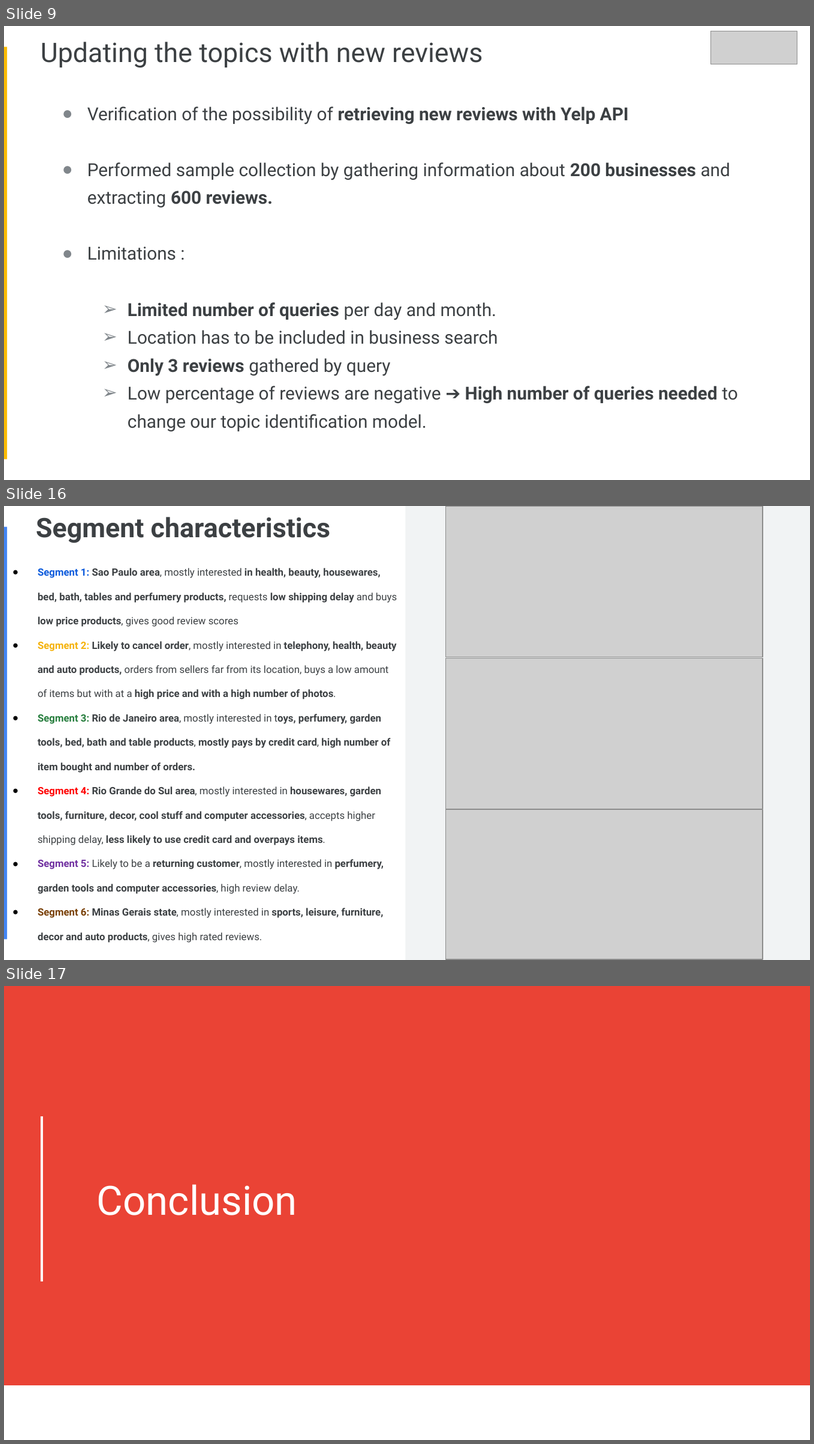
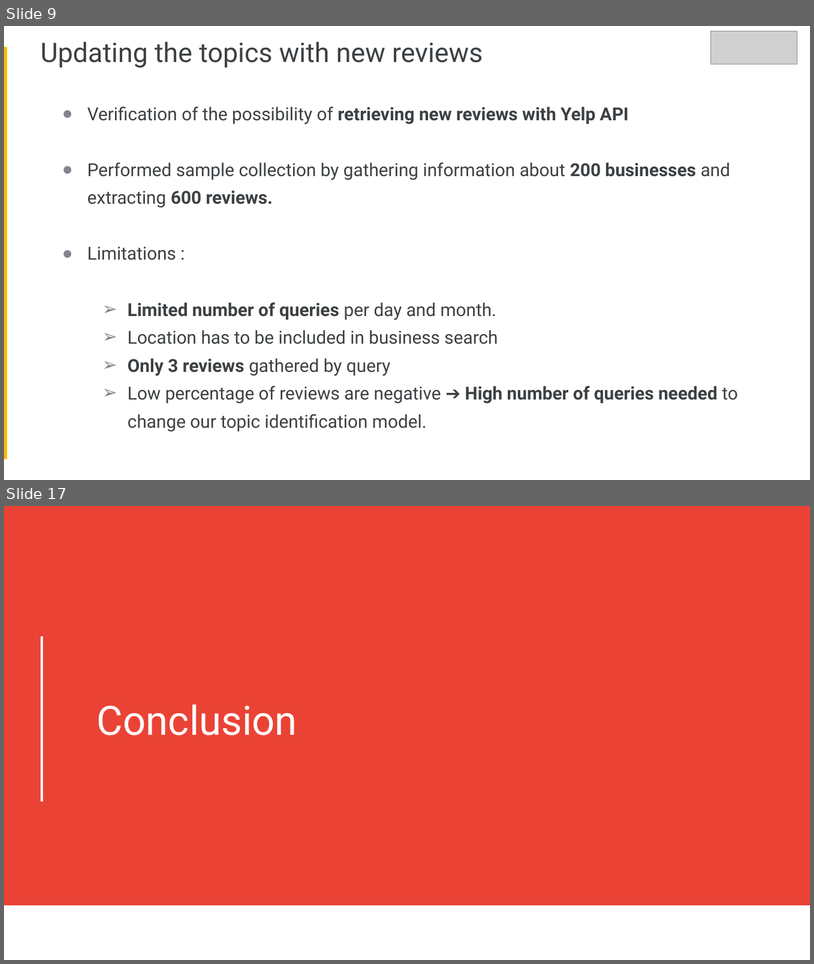
Before and after one commit to Faskill/Yelp-Reviews-Topic-Identification-and-Image-Classification, a slide deck: P6_03_Presentation.pptx. Shown one above the other, each under a label of ours: slides 9, 16 and 17 before the commit, slides 9 and 17 after it; the slides between them are not shown. The pictures are 814x1444 and 814x964 pixels, drawn with LibreOffice and Linux fonts; fonts in the diff are those of the drawing; grey boxes stand for pictures. Boxes give left, top, right and bottom in pixels: in the first picture for what was removed or moved away, otherwise in the second. Text is boxed around its words. In the diff, an @@ line names an element or a change of style, - is before the commit and + after.

```diff
--- a/P6_03_Presentation.pptx
+++ b/P6_03_Presentation.pptx
@@ slide 16 removed at [4,506,810,960], background #FFFFFF @@
@@ title removed at [36,517,331,543] @@
-Segment characteristics
@@ rectangle removed at [405,506,810,959] @@
@@ picture removed at [446,506,764,657] @@
@@ rectangle removed at [4,527,7,939] @@
@@ text removed at [38,568,397,918] @@
-● Segment 1: Sao Paulo area, mostly interested in health, beauty, housewares, bed, bath, tables and perfumery products, requests low shipping delay and buys low price products, gives good review scores
-● Segment 2: Likely to cancel order, mostly interested in telephony, health, beauty and auto products, orders from sellers far from its location, buys a low amount of items but with at a high price and with a high number of photos.
-● Segment 3: Rio de Janeiro area, mostly interested in toys, perfumery, garden tools, bed, bath and table products, mostly pays by credit card, high number of item bought and number of orders.
-● Segment 4: Rio Grande do Sul area, mostly interested in housewares, garden tools, furniture, decor, cool stuff and computer accessories, accepts higher shipping delay, less likely to use credit card and overpays items.
-● Segment 5: Likely to be a returning customer, mostly interested in perfumery, garden tools and computer accessories, high review delay.
-● Segment 6: Minas Gerais state, mostly interested in sports, leisure, furniture, decor and auto products, gives high rated reviews.
@@ picture removed at [446,658,764,808] @@
@@ picture removed at [446,809,764,959] @@
```
Also in this commit, not shown: 6 slides changed, 6 slides added, 5 other slides removed.
